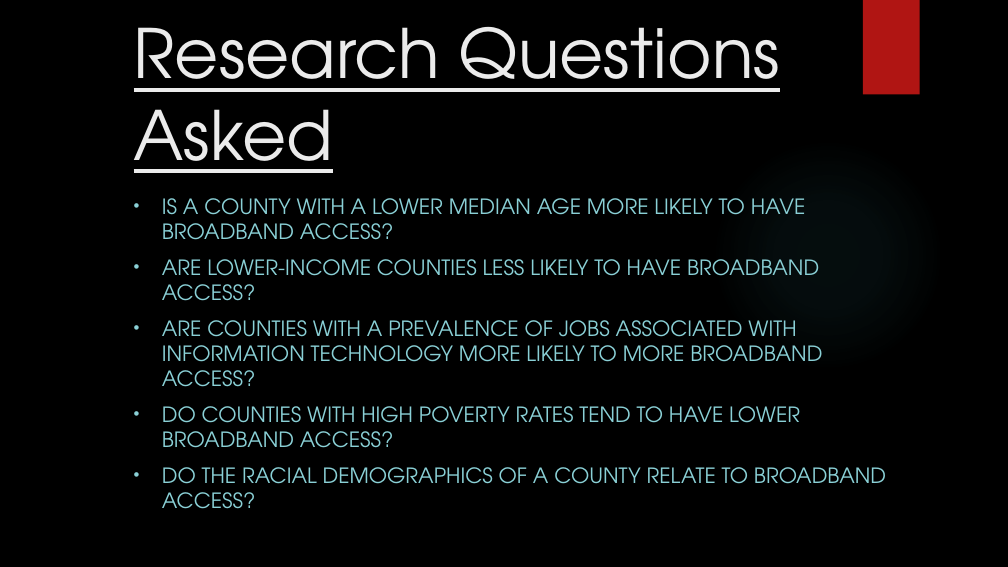
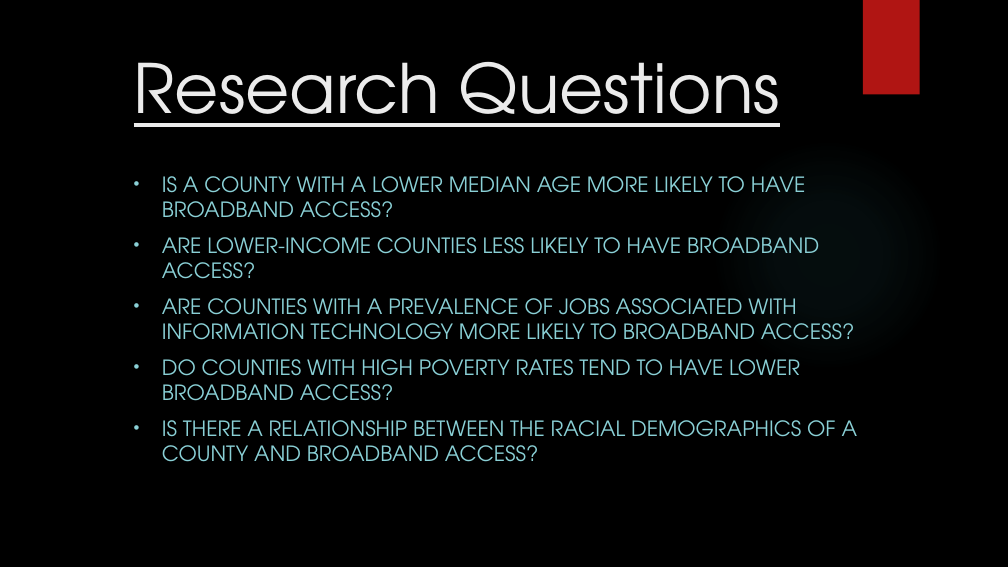
Before and after one commit to Falcon-d/Project-1-Broadband-Access, a slide deck: slide 4 of Project 1 Deck.pptx. Drawn at 1008x567 pixels with LibreOffice and Linux fonts; fonts in the diff are those of the drawing; background and template pictures are left out. Boxes give left, top, right and bottom in pixels: in the first picture for what was removed or moved away, otherwise in the second. Text is boxed around its words. In the diff, an @@ line names an element or a change of style, - is before the commit and + after.

```diff
--- a/Project 1 Deck.pptx
+++ b/Project 1 Deck.pptx
@@ title at (134,62,780,127): text changed @@
-Research Questions Asked
+Research Questions
@@ subtitle "IS A COUNTY WITH A ...": place and size @@
-subtitle "IS A COUNTY WITH A ..." at (162,198,886,509)
+subtitle "IS A COUNTY WITH A ..." at (162,176,858,462)
@@ subtitle at (162,298,855,340): text changed @@
-• ARE COUNTIES WITH A PREVALENCE OF JOBS ASSOCIATED WITH INFORMATION TECHNOLOGY MORE LIKELY TO MORE BROADBAND ACCESS?
+• ARE COUNTIES WITH A PREVALENCE OF JOBS ASSOCIATED WITH INFORMATION TECHNOLOGY MORE LIKELY TO BROADBAND ACCESS?
@@ subtitle at (162,420,858,462): text changed @@
-• DO THE RACIAL DEMOGRAPHICS OF A COUNTY RELATE TO BROADBAND ACCESS?
+• IS THERE A RELATIONSHIP BETWEEN THE RACIAL DEMOGRAPHICS OF A COUNTY AND BROADBAND ACCESS?
```
Also in this commit, not shown: 8 other slides changed.
